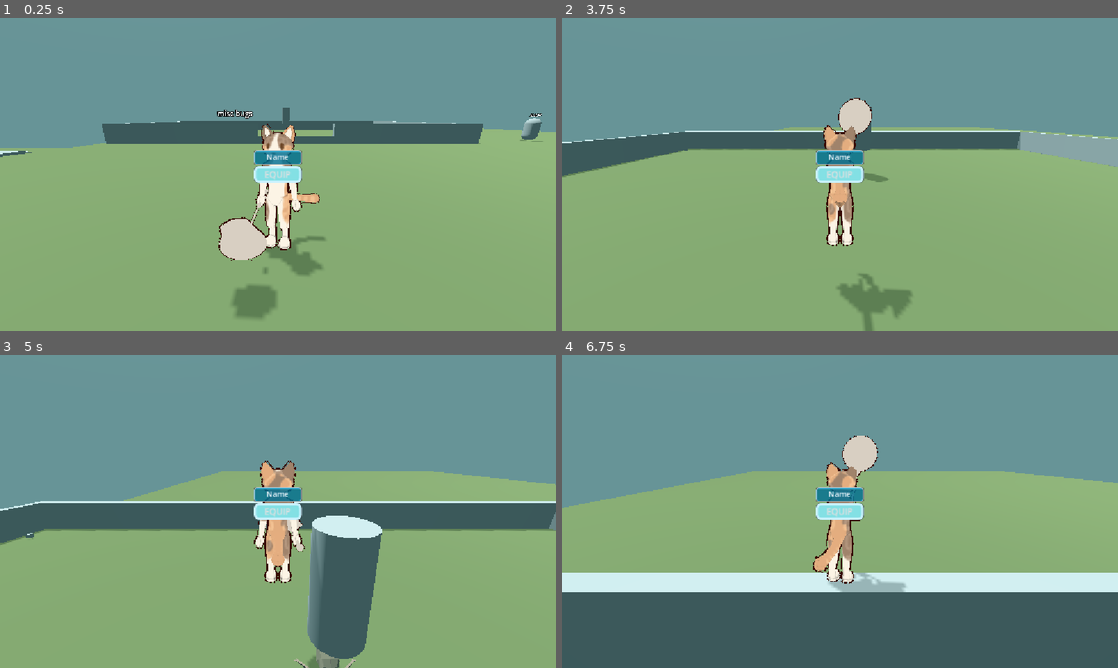
Above: before the commit, frames 1-4 (two rows, left to right).
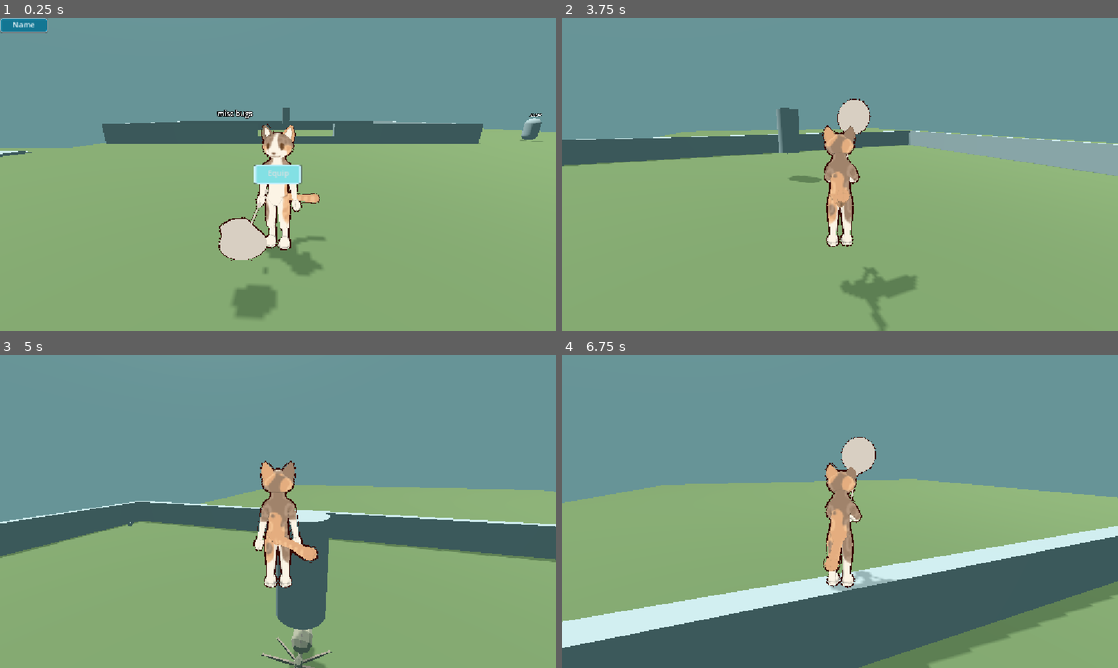
Above: after the commit, the same moments.

Repository: LaurenZeigler/Bug-Catcher
Game: Godot game, scene res://assets/_Scenes/Prototyping/Playground.tscn
Same seed, same stepped clock (60 frames per second), same inputs: the game is played once before the commit and once after it.
Inputs (mouse positions are in pixels of both pictures, inside the frame that each line leads up to):
- Up to frame 1 (0.25 s): no input
- Up to frame 2 (3.75 s): tap Enter (ui_accept) at 0.5 s; move the mouse to (867, 174) at 0.52 s; hold E (use_tool) 0.53-1.28 s; hold W (move_up) from 0.53 s (still down); tap Space (jump) at 0.77, 1.52, 3.02 s; move the mouse to (812, 174) at 1.27 s; tap Ctrl (sneak) at 1.35 s; tap E (use_tool) at 1.55, 2.3, 2.85 s; move the mouse to (851, 168) at 2.02 s; hold Shift (sprint) 2.03-2.78 s; move the mouse to (834, 180) at 2.77 s; move the mouse to (878, 177) at 3.52 s; hold E (use_tool) from 3.53 s (still down)
- Up to frame 3 (5 s): keep holding W (move_up); tap Space (jump) at 3.77, 4.52 s; move the mouse to (233, 508) at 4.27 s; release E (use_tool) at 4.28 s; tap Ctrl (sneak) at 4.35 s; tap E (use_tool) at 4.55 s
- Up to frame 4 (6.75 s): move the mouse to (845, 511) at 5.02 s; hold Shift (sprint) 5.03-5.78 s; tap E (use_tool) at 5.3, 5.85 s; move the mouse to (817, 505) at 5.77 s; release W (move_up) at 5.78 s; hold D (move_right) 5.78-6.53 s; tap Space (jump) at 6.02 s; move the mouse to (867, 511) at 6.52 s; hold W (move_up) from 6.53 s (still down); hold E (use_tool) from 6.53 s (still down)

The runs differ from the first frame. In frame 1, 1.1% of the frame differs, in the area x 0-55%, y 0-54%; in frame 2, 6.9%; in frame 3, 19%; in frame 4, 24%, in the area x 0-100%, y 25-100%.

Commit message:
Got inventory slots to respond to click

Diff:
--- a/bugc/assets/MainCharacter/Inventory/iBin/tools/tFunction/netBehavior.gd
+++ b/bugc/assets/MainCharacter/Inventory/iBin/tools/tFunction/netBehavior.gd
@@ -7,7 +7,7 @@
 signal catch_bug
 
 func _ready() -> void:
-	pass
+	ToolGlobalInv.add_item(net_info.name, net_info.icon, 1)
 
 func use_net():
 	print("net used")
--- a/bugc/assets/MainCharacter/Inventory/iFunction/Play_Menu.tscn
+++ b/bugc/assets/MainCharacter/Inventory/iFunction/Play_Menu.tscn
@@ -403,7 +403,13 @@
 theme_override_styles/normal = SubResource("StyleBoxEmpty_rb531")
 text = "MAP"
 
-[node name="Popups" parent="TAB_menu" unique_id=526934980 instance=ExtResource("7_3fjay")]
+[node name="Popups" parent="TAB_menu/UI_Inventory" unique_id=1406542051 instance=ExtResource("7_3fjay")]
+layout_mode = 0
+anchors_preset = 0
+offset_left = 295.0
+offset_top = 23.0
+offset_right = 295.0
+offset_bottom = 23.0
 
 [connection signal="pressed" from="ESC_menu/Control/Panel/ContinueBtn" to="." method="_on_continue_btn_pressed"]
 [connection signal="pressed" from="ESC_menu/Control/Panel/ExitBtn" to="." method="_on_exit_btn_pressed"]
--- a/bugc/assets/MainCharacter/Inventory/iFunction/Popups.tscn
+++ b/bugc/assets/MainCharacter/Inventory/iFunction/Popups.tscn
@@ -1,6 +1,7 @@
 [gd_scene format=3 uid="uid://bweg7s45c3aii"]
 
 [ext_resource type="Script" uid="uid://co4y4nqedyxn2" path="res://assets/MainCharacter/Inventory/iFunction/popups.gd" id="1_65bxa"]
+[ext_resource type="Texture2D" uid="uid://s52u4klkfbbh" path="res://assets/MainCharacter/Inventory/iFunction/iImages/TempSlot/PopUp.png" id="2_8yem4"]
 
 [sub_resource type="StyleBoxFlat" id="StyleBoxFlat_0d4pk"]
 bg_color = Color(0, 0.7607843, 1, 0.57254905)
@@ -13,22 +14,8 @@
 corner_radius_bottom_right = 5
 corner_radius_bottom_left = 5
 
-[sub_resource type="StyleBoxFlat" id="StyleBoxFlat_65bxa"]
-bg_color = Color(0.5137255, 0.8784314, 0.89411765, 1)
-border_width_left = 5
-border_width_top = 5
-border_width_right = 5
-border_width_bottom = 5
-border_color = Color(0.7882353, 0.9490196, 1, 1)
-corner_radius_top_left = 10
-corner_radius_top_right = 10
-corner_radius_bottom_right = 10
-corner_radius_bottom_left = 10
-
-[sub_resource type="StyleBoxEmpty" id="StyleBoxEmpty_grquj"]
-
-[sub_resource type="StyleBoxFlat" id="StyleBoxFlat_88mt1"]
-bg_color = Color(0.63529414, 0.63529414, 0.63529414, 0.29411766)
+[sub_resource type="StyleBoxTexture" id="StyleBoxTexture_65bxa"]
+texture = ExtResource("2_8yem4")
 
 [node name="Popups" type="Control" unique_id=526934980]
 visible = false
@@ -44,7 +31,6 @@
 
 [node name="ItemNamePopup" type="PopupPanel" parent="." unique_id=152941339]
 oversampling_override = 1.0
-position = Vector2i(526, 274)
 size = Vector2i(100, 31)
 visible = true
 theme_override_styles/panel = SubResource("StyleBoxFlat_0d4pk")
@@ -61,27 +47,17 @@
 horizontal_alignment = 1
 text_overrun_behavior = 3
 
-[node name="MenuPopup" type="PopupPanel" parent="." unique_id=260681304]
+[node name="MenuPopup" type="PopupMenu" parent="." unique_id=692258333]
+unique_name_in_owner = true
 oversampling_override = 1.0
 initial_position = 1
-size = Vector2i(100, 36)
+size = Vector2i(100, 40)
 visible = true
-theme_override_styles/panel = SubResource("StyleBoxFlat_65bxa")
+theme_override_constants/v_separation = 10
+theme_override_constants/item_start_padding = 25
+theme_override_styles/panel = SubResource("StyleBoxTexture_65bxa")
+item_count = 1
+item_0/text = "Equip"
+item_0/id = 0
 
-[node name="VBoxContainer" type="VBoxContainer" parent="MenuPopup" unique_id=1468606982]
-offset_left = 5.0
-offset_top = 5.0
-offset_right = 95.0
-offset_bottom = 31.0
-
-[node name="EQUIPBtn" type="Button" parent="MenuPopup/VBoxContainer" unique_id=351268073]
-layout_mode = 2
-theme_override_font_sizes/font_size = 18
-theme_override_styles/normal = SubResource("StyleBoxEmpty_grquj")
-theme_override_styles/hover = SubResource("StyleBoxFlat_88mt1")
-toggle_mode = true
-action_mode = 0
-keep_pressed_outside = true
-text = "EQUIP"
-
-[connection signal="pressed" from="MenuPopup/VBoxContainer/EQUIPBtn" to="." method="_on_equip_btn_pressed"]
+[connection signal="index_pressed" from="MenuPopup" to="." method="_on_popup_menu_index_pressed"]
--- a/bugc/assets/MainCharacter/Inventory/iFunction/Slot.gd
+++ b/bugc/assets/MainCharacter/Inventory/iFunction/Slot.gd
@@ -66,3 +66,10 @@
 
 func _on_mouse_exited() -> void:
 	Popups.HideNamePopup()
+
+func _gui_input(event: InputEvent) -> void:
+	if item_data == null:
+		return
+	if event.is_action_pressed("use_tool"):
+		#%MenuPopup.open(self)
+		print("Menu Opened")
--- a/bugc/assets/MainCharacter/Inventory/iFunction/popups.gd
+++ b/bugc/assets/MainCharacter/Inventory/iFunction/popups.gd
@@ -1,33 +1,29 @@
 extends Control
 @onready var itemLabel = $ItemNamePopup/VBoxContainer/ItemName
+var current_slot = null
 
 func ItemPopup(slot: Rect2i, item):
 	var mouse_pos = get_viewport().get_mouse_position()
 	var correctionName
-	var correctionMenu
 	var padding = 0
 
 	if mouse_pos.x <= get_viewport_rect().size.x/2:
 		correctionName = Vector2i(slot.size.x + padding, 10)
-		correctionMenu = Vector2i(slot.size.x + padding, 10)
 	else:
 		correctionName = -Vector2i($ItemNamePopup.size.x + padding, 10)
-		correctionMenu = -Vector2i($MenuPopup.size.x + padding, 10)
 
-	if Input.is_action_just_pressed("use_tool"):
-		if $MenuPopup.visible == false:
-			HideNamePopup()
-			$MenuPopup.popup(Rect2i(slot.position + correctionMenu, $MenuPopup.size))
-			print("Clicked inventory slot")
-	else:
-		$ItemNamePopup.popup(Rect2i(slot.position + correctionName, $ItemNamePopup.size))
-		itemLabel.text = str(item.item_name)
+	$ItemNamePopup.popup(Rect2i(slot.position + correctionName, $ItemNamePopup.size))
+	itemLabel.text = str(item.item_name)
 
 func HideNamePopup():
 	$ItemNamePopup.hide()
 
-func HideMenuPopup():
-	$MenuPopup.hide()
+func open(slot):
+	current_slot = slot
+	var position = current_slot.global_position + Vector2(32,0)
+	%MenuPopup.popup(Rect2i(position, %MenuPopup.size))
 
-func _on_equip_btn_pressed() -> void:
-	print("Equipped!")
+func _on_popup_menu_index_pressed(index: int) -> void:
+	match(index):
+		0:
+			print("Equipped")
